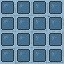
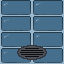
Comparing the layer stacks of the two 64x64 images. Changes:
hid "dirt" over <box>1,1,64,64</box>
added layer "sink" above "highlight" over <box>17,45,47,60</box>
added layer "highlight" above "slab copy" over <box>1,2,63,63</box>
added layer "slab copy" above "shadow2" over <box>1,0,64,64</box>
hid "slab", painted on it over <box>1,0,64,64</box>
